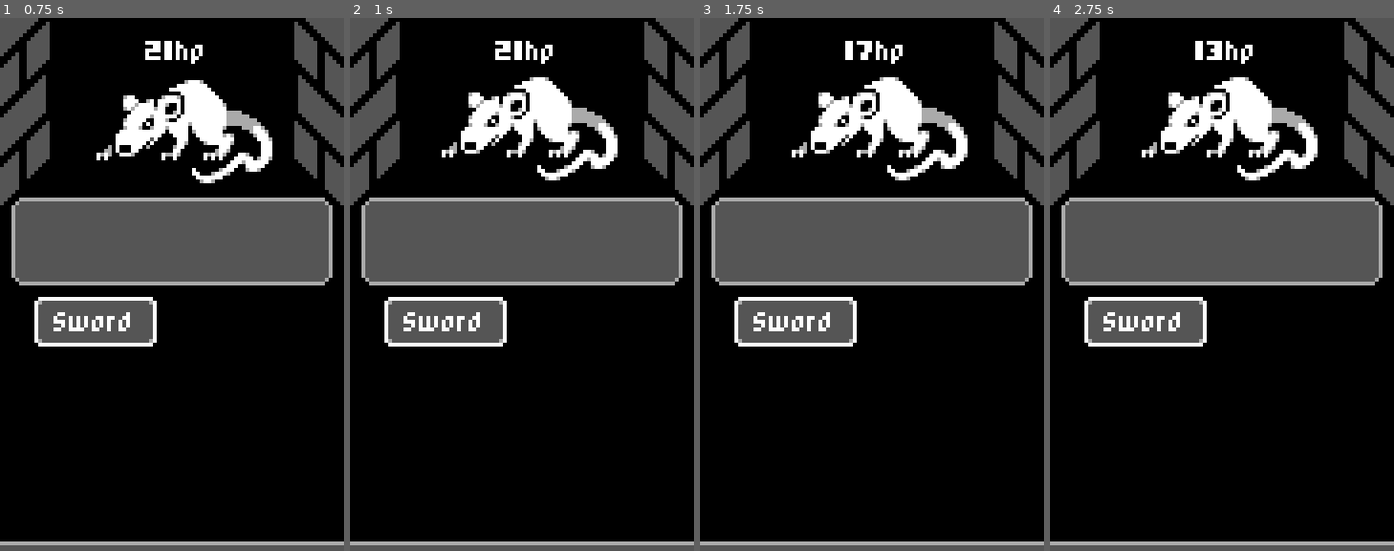
Above: before the commit, frames 1-4 (left to right).
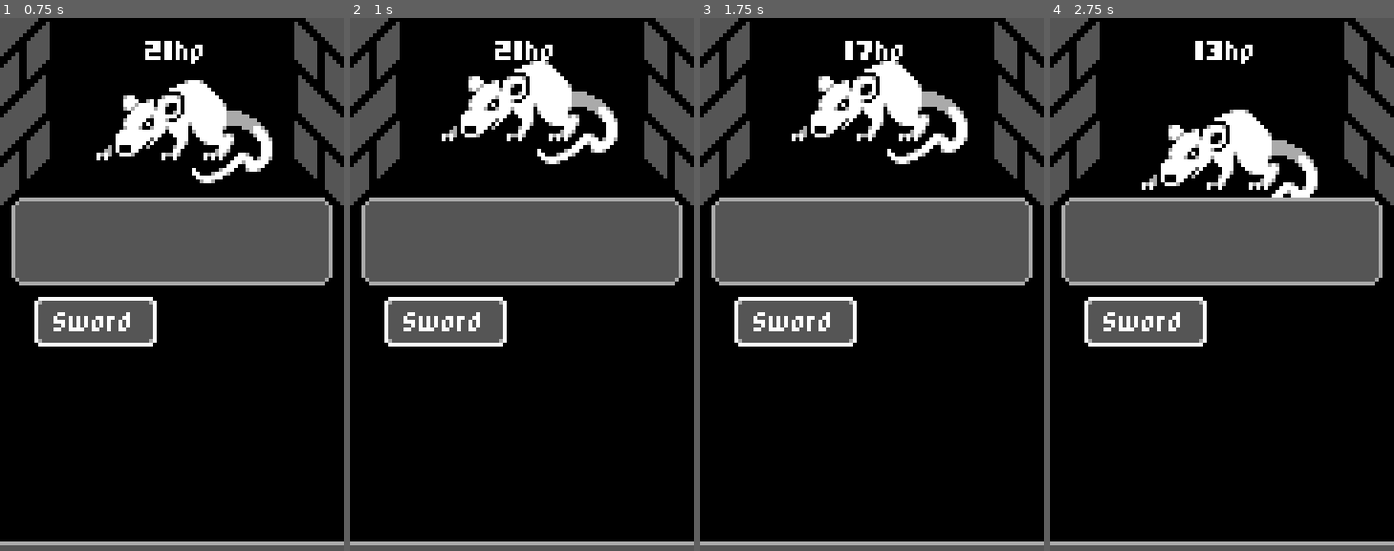
Above: after the commit, the same moments.

Repository: paulovgtb/mobile-rpg
Game: Godot game, scene res://battle.tscn
Two runs of this game, one before a commit and one after it. Both use one fixed random seed, a clock stepped at 60 frames per second and the inputs below.
Inputs:
- Up to frame 1 (0.75 s): click "Sword" at 0.5 s
- Up to frame 2 (1 s): no input
- Up to frame 3 (1.75 s): click "Sword" at 1.25 s
- Up to frame 4 (2.75 s): click "Sword" at 2 s

Frame 1 is identical in both runs. In frame 2, 4.3% of the frame differs, in the area x 26-78%, y 8-31%; in frame 3, 4.3%; in frame 4, 5.3%, in the area x 26-78%, y 11-34%.

Commit message:
Improves enemy actions and start building the enemy attack

Diff:
--- a/Enemy.gd
+++ b/Enemy.gd
@@ -5,11 +5,16 @@
 onready var hpLabel = $HPLabel
 onready var animationPlayer = $AnimationPlayer
 
+signal died
+
 func set_hp(new_hp):
 	hp = new_hp
 	hpLabel.text = str(hp) + "hp"
 
 	if hp <= 0:
+		emit_signal("died")
 		queue_free()
 	else:
 		animationPlayer.play("Shake")
+		yield(animationPlayer, "animation_finished")
+		animationPlayer.play("Attack")
--- a/Enemy.tscn
+++ b/Enemy.tscn
@@ -1,7 +1,23 @@
-[gd_scene load_steps=5 format=2]
+[gd_scene load_steps=6 format=2]
 
 [ext_resource path="res://Enemy.gd" type="Script" id=1]
 [ext_resource path="res://Images/Rat.png" type="Texture" id=2]
+
+[sub_resource type="Animation" id=3]
+resource_name = "Attack"
+length = 0.8
+tracks/0/type = "value"
+tracks/0/path = NodePath("Sprit:position")
+tracks/0/interp = 2
+tracks/0/loop_wrap = true
+tracks/0/imported = false
+tracks/0/enabled = true
+tracks/0/keys = {
+"times": PoolRealArray( 0, 0.3, 0.4, 0.8 ),
+"transitions": PoolRealArray( 1, 1, 1, 1 ),
+"update": 0,
+"values": [ Vector2( 0, 0 ), Vector2( 0, -4 ), Vector2( 0, 9 ), Vector2( 0, 0 ) ]
+}
 
 [sub_resource type="Animation" id=1]
 length = 0.001
@@ -16,6 +32,18 @@
 "transitions": PoolRealArray( 1 ),
 "update": 0,
 "values": [ Vector2( 0, 0 ) ]
+}
+tracks/1/type = "value"
+tracks/1/path = NodePath("Sprit:rotation_degrees")
+tracks/1/interp = 1
+tracks/1/loop_wrap = true
+tracks/1/imported = false
+tracks/1/enabled = true
+tracks/1/keys = {
+"times": PoolRealArray( 0 ),
+"transitions": PoolRealArray( 1 ),
+"update": 0,
+"values": [ 0.0 ]
 }
 
 [sub_resource type="Animation" id=2]
@@ -51,5 +79,6 @@
 valign = 1
 
 [node name="AnimationPlayer" type="AnimationPlayer" parent="."]
+anims/Attack = SubResource( 3 )
 anims/RESET = SubResource( 1 )
 anims/Shake = SubResource( 2 )
--- a/battle.gd
+++ b/battle.gd
@@ -1,9 +1,13 @@
 extends Node
 
-onready var hpLabel = $Enemy/HPLabel
+onready var enemy = $Enemy
+onready var swordButton = $UI/Sword
 
 func _on_Sword_pressed():
-	var enemy = find_node("Enemy")
-
 	if enemy != null:
 		enemy.hp -= 4
+
+
+func _on_Enemy_died():
+	swordButton.hide()
+	enemy = null
--- a/battle.tscn
+++ b/battle.tscn
@@ -50,4 +50,5 @@
 "_edit_lock_": true
 }
 
+[connection signal="died" from="Enemy" to="." method="_on_Enemy_died"]
 [connection signal="pressed" from="UI/Sword" to="." method="_on_Sword_pressed"]
